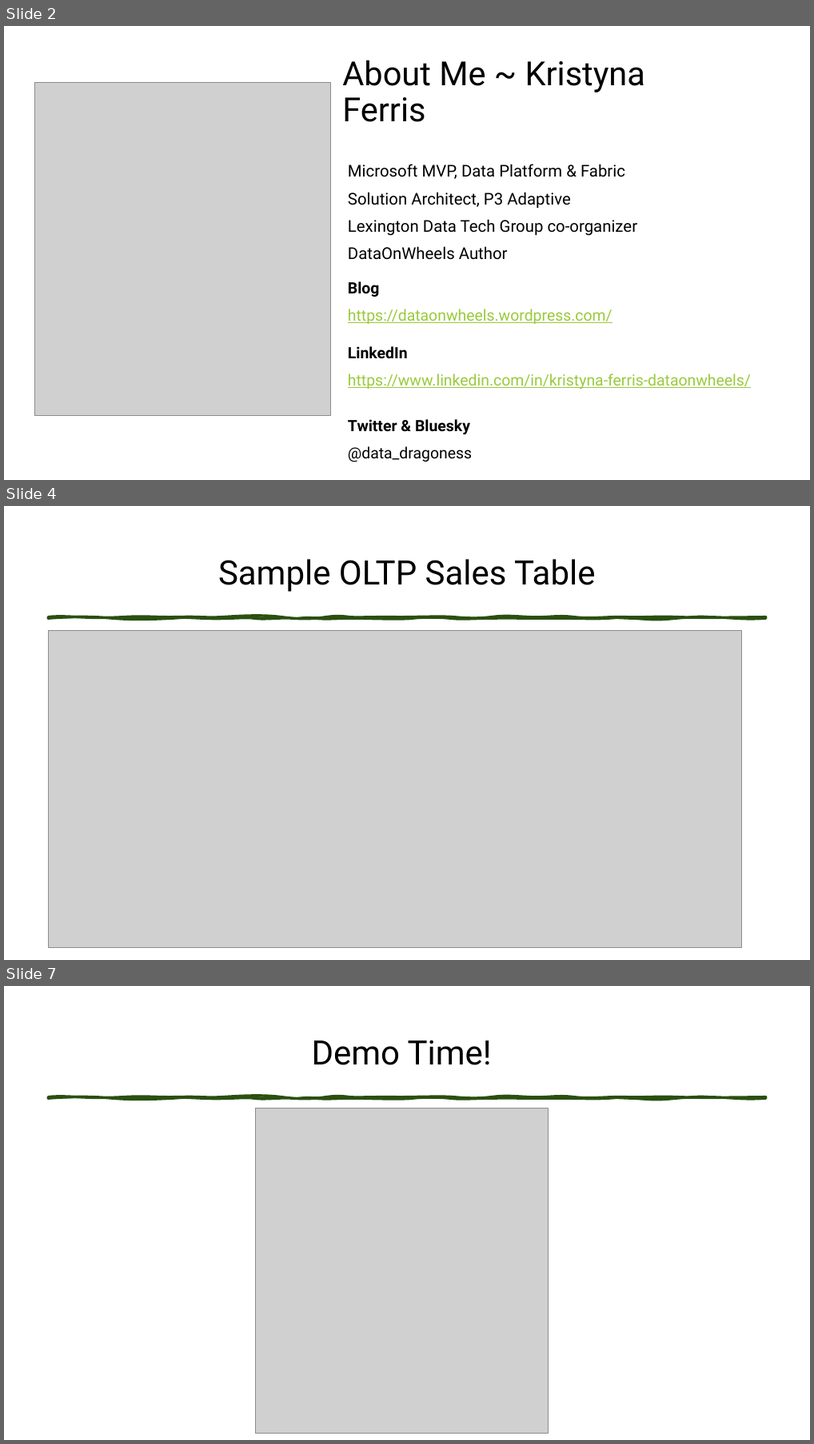
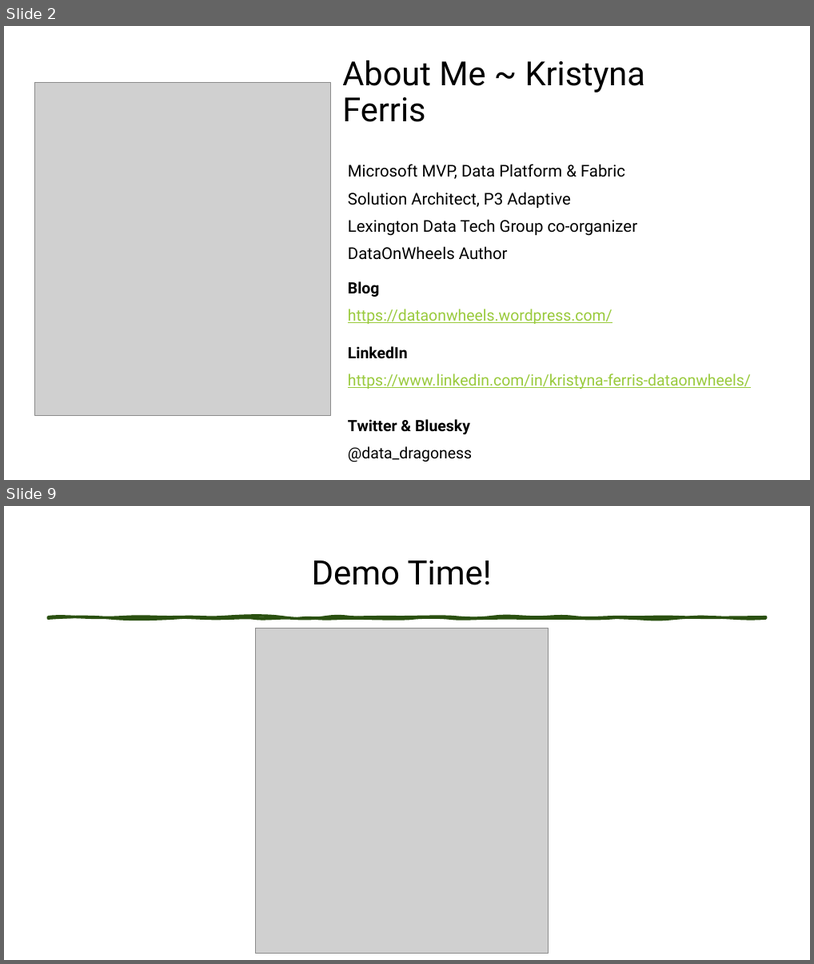
Before and after one commit to Anytsirk12/DataOnWheels, a slide deck: Presentations/Fellowship of the Star Schema/The Fellowship of the Star Schema Transforming OLTP Data for Power BI.pptx. Shown one above the other, each under a label of ours: slides 2, 4 and 7 before the commit, slides 2 and 9 after it; the slides between them are not shown. The pictures are 814x1444 and 814x964 pixels, drawn with LibreOffice and Linux fonts; fonts in the diff are those of the drawing; grey boxes stand for pictures. Boxes give left, top, right and bottom in pixels: in the first picture for what was removed or moved away, otherwise in the second. Text is boxed around its words. In the diff, an @@ line names an element or a change of style, - is before the commit and + after.

```diff
--- a/Presentations/Fellowship of the Star Schema/The Fellowship of the Star Schema Transforming OLTP Data for Power BI.pptx
+++ b/Presentations/Fellowship of the Star Schema/The Fellowship of the Star Schema Transforming OLTP Data for Power BI.pptx
@@ slide 4 removed at [4,506,810,960], background #FFFFFF @@
@@ title removed at [218,559,596,592] @@
-Sample OLTP Sales Table
@@ freeform shape removed at [48,616,766,618] @@
@@ picture removed at [48,630,742,947] @@
@@ what was slide 7 is now slide 9 @@
```
Also in this commit, not shown: 10 slides changed, 4 slides added, 2 other slides removed, 3 other files.
